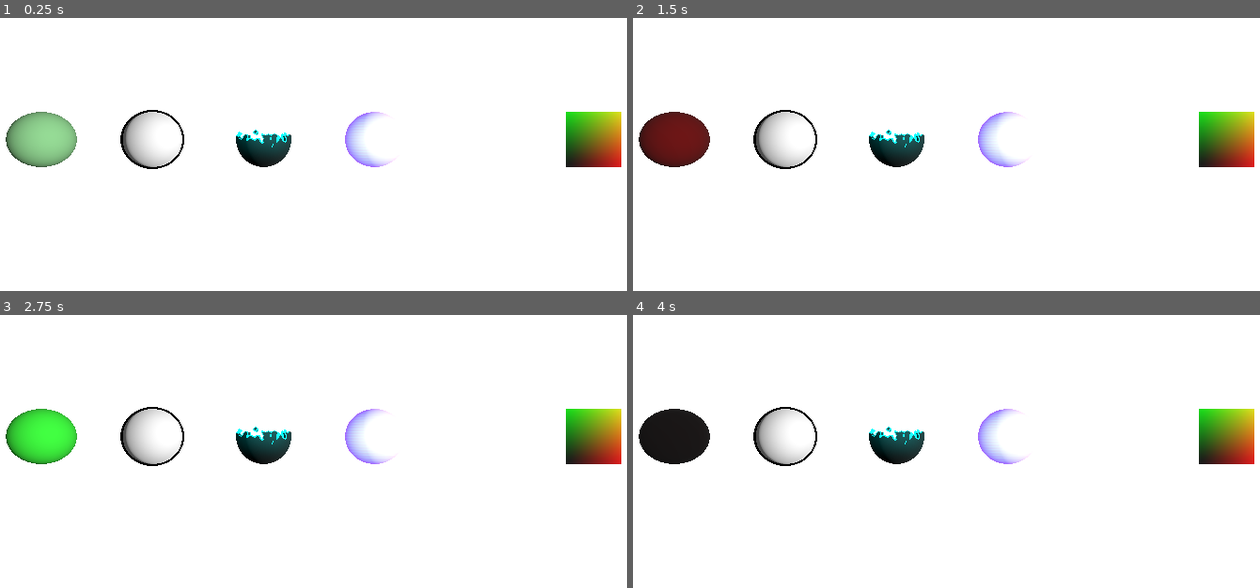
Above: before the commit, frames 1-4 (two rows, left to right).
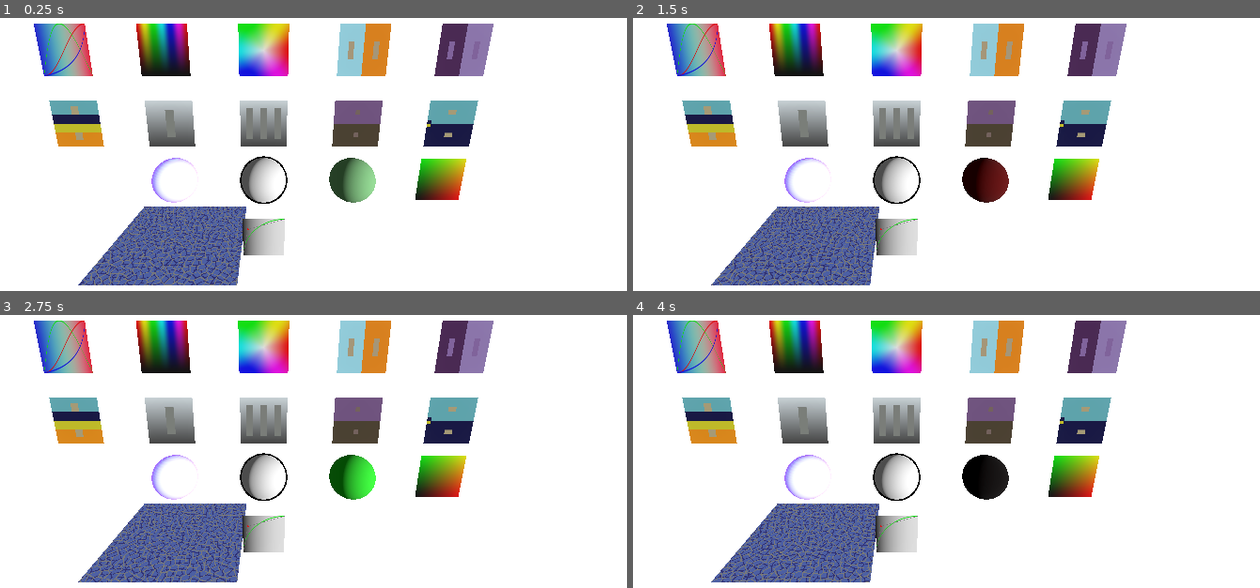
Above: after the commit, the same moments.

Repository: joesobo/the-book-of-shaders
Game: Godot game, scene res://scenes/main.tscn
Same seed, same stepped clock (60 frames per second), same inputs: the game is played once before the commit and once after it.
Inputs:
- Up to frame 1 (0.25 s): no input
- Up to frame 2 (1.5 s): no input
- Up to frame 3 (2.75 s): no input
- Up to frame 4 (4 s): no input

The runs differ from the first frame. In frame 1, 29% of the frame differs, in the area x 0-100%, y 2-98%; in frame 2, 29%; in frame 3, 28%; in frame 4, 28%.

Commit message:
main layout

Diff:
--- a/scenes/main.tscn
+++ b/scenes/main.tscn
@@ -1,12 +1,22 @@
-[gd_scene load_steps=9 format=3 uid="uid://cfxla60116akd"]
+[gd_scene load_steps=19 format=3 uid="uid://cfxla60116akd"]
 
-[ext_resource type="PackedScene" uid="uid://bp5o5gaqdunsn" path="res://scenes/Dissolve.tscn" id="1_o5qli"]
-[ext_resource type="PackedScene" uid="uid://hkqjdhqdnwu1" path="res://scenes/Hologram.tscn" id="2_0wfyh"]
-[ext_resource type="PackedScene" uid="uid://ksg8ud8hejl1" path="res://scenes/HullOutline.tscn" id="3_sugp2"]
-[ext_resource type="PackedScene" uid="uid://bkbwavby5wb6m" path="res://scenes/VoronoiWater.tscn" id="4_jyhfs"]
-[ext_resource type="PackedScene" uid="uid://ddvo2sgqmd8in" path="res://scenes/Flash.tscn" id="5_flash"]
-[ext_resource type="PackedScene" uid="uid://bqyurcjb4rjus" path="res://scenes/UV.tscn" id="6_uv"]
-[ext_resource type="PackedScene" path="res://scenes/Equations.tscn" id="7_equations"]
+[ext_resource type="PackedScene" uid="uid://color1" path="res://scenes/colors/Color.tscn" id="1_color"]
+[ext_resource type="PackedScene" uid="uid://color2" path="res://scenes/colors/Color2.tscn" id="2_color2"]
+[ext_resource type="PackedScene" uid="uid://color3" path="res://scenes/colors/Color3.tscn" id="3_color3"]
+[ext_resource type="PackedScene" uid="uid://color4" path="res://scenes/colors/Color4.tscn" id="4_color4"]
+[ext_resource type="PackedScene" uid="uid://color5" path="res://scenes/colors/Color5.tscn" id="5_color5"]
+[ext_resource type="PackedScene" path="res://scenes/colors/Color6.tscn" id="6_color6"]
+[ext_resource type="PackedScene" uid="uid://dyewj4pdxh25c" path="res://scenes/colors/Color7.tscn" id="7_color7"]
+[ext_resource type="PackedScene" path="res://scenes/colors/Color8.tscn" id="8_color8"]
+[ext_resource type="PackedScene" path="res://scenes/colors/Color9.tscn" id="9_color9"]
+[ext_resource type="PackedScene" path="res://scenes/colors/Color10.tscn" id="10_color10"]
+[ext_resource type="PackedScene" uid="uid://bp5o5gaqdunsn" path="res://scenes/Dissolve.tscn" id="11_dissolve"]
+[ext_resource type="PackedScene" uid="uid://hkqjdhqdnwu1" path="res://scenes/Hologram.tscn" id="12_hologram"]
+[ext_resource type="PackedScene" uid="uid://ksg8ud8hejl1" path="res://scenes/HullOutline.tscn" id="13_hulloutline"]
+[ext_resource type="PackedScene" uid="uid://bkbwavby5wb6m" path="res://scenes/VoronoiWater.tscn" id="14_voronoiwater"]
+[ext_resource type="PackedScene" uid="uid://ddvo2sgqmd8in" path="res://scenes/Flash.tscn" id="15_flash"]
+[ext_resource type="PackedScene" uid="uid://bqyurcjb4rjus" path="res://scenes/UV.tscn" id="16_uv"]
+[ext_resource type="PackedScene" uid="uid://b68xho6srb27p" path="res://scenes/Equations.tscn" id="17_equations"]
 
 [sub_resource type="Environment" id="Environment_0wfyh"]
 glow_enabled = true
@@ -14,28 +24,64 @@
 [node name="Main" type="Node3D"]
 
 [node name="Camera3D" type="Camera3D" parent="."]
+transform = Transform3D(1, 0, 0, 0, 0.9659259, 0.25881907, 0, -0.25881907, 0.9659258, 0, 4, 0.78306675)
 environment = SubResource("Environment_0wfyh")
 
 [node name="DirectionalLight3D" type="DirectionalLight3D" parent="."]
 transform = Transform3D(0.6302338, -0.14977694, 0.7618217, 0.09547143, 0.9887198, 0.115405105, -0.77051324, 5.7442756e-10, 0.6374241, 1.6536362, 2.4349248, -4.5267253)
 
-[node name="Dissolve" parent="." instance=ExtResource("1_o5qli")]
+[node name="ColorShaders" type="Node3D" parent="."]
+transform = Transform3D(1, 0, 0, 0, 1, 0, 0, 0, 1, 0, 2.8007247, 0)
+
+[node name="Color" parent="ColorShaders" instance=ExtResource("1_color")]
+transform = Transform3D(1, 0, 0, 0, 1, 0, 0, 0, 1, -4, 1.5, -5)
+
+[node name="Color2" parent="ColorShaders" instance=ExtResource("2_color2")]
+transform = Transform3D(1, 0, 0, 0, 1, 0, 0, 0, 1, -2, 1.5, -5)
+
+[node name="Color3" parent="ColorShaders" instance=ExtResource("3_color3")]
+transform = Transform3D(1, 0, 0, 0, 1, 0, 0, 0, 1, 0, 1.5, -5)
+
+[node name="Color4" parent="ColorShaders" instance=ExtResource("4_color4")]
+transform = Transform3D(1, 0, 0, 0, 1, 0, 0, 0, 1, 2, 1.5, -5)
+
+[node name="Color5" parent="ColorShaders" instance=ExtResource("5_color5")]
+transform = Transform3D(1, 0, 0, 0, 1, 0, 0, 0, 1, 4, 1.5, -5)
+
+[node name="Color6" parent="ColorShaders" instance=ExtResource("6_color6")]
+transform = Transform3D(1, 0, 0, 0, 1, 0, 0, 0, 1, -4, 0, -5)
+
+[node name="Color7" parent="ColorShaders" instance=ExtResource("7_color7")]
+transform = Transform3D(1, 0, 0, 0, 1, 0, 0, 0, 1, -2, 0, -5)
+
+[node name="Color8" parent="ColorShaders" instance=ExtResource("8_color8")]
 transform = Transform3D(1, 0, 0, 0, 1, 0, 0, 0, 1, 0, 0, -5)
 
-[node name="Hologram" parent="." instance=ExtResource("2_0wfyh")]
+[node name="Color9" parent="ColorShaders" instance=ExtResource("9_color9")]
 transform = Transform3D(1, 0, 0, 0, 1, 0, 0, 0, 1, 2, 0, -5)
 
-[node name="HullOutline" parent="." instance=ExtResource("3_sugp2")]
-transform = Transform3D(1, 0, 0, 0, 1, 0, 0, 0, 1, -2, 0, -5)
+[node name="Color10" parent="ColorShaders" instance=ExtResource("10_color10")]
+transform = Transform3D(1, 0, 0, 0, 1, 0, 0, 0, 1, 4, 0, -5)
 
-[node name="VoronoiWater" parent="." instance=ExtResource("4_jyhfs")]
-transform = Transform3D(3, 0, 0, 0, -1.3113416e-07, 3, 0, -3, -1.3113416e-07, 4, 0, -5)
+[node name="VisualEffects" type="Node3D" parent="."]
 
-[node name="Flash" parent="." instance=ExtResource("5_flash")]
-transform = Transform3D(1, 0, 0, 0, 1, 0, 0, 0, 1, -4, 0, -5)
+[node name="Dissolve" parent="VisualEffects" instance=ExtResource("11_dissolve")]
+transform = Transform3D(1, 0, 0, 0, 1, 0, 0, 0, 1, -4, 1.5, -5)
 
-[node name="UV" parent="." instance=ExtResource("6_uv")]
-transform = Transform3D(1, 0, 0, 0, 1, 0, 0, 0, 1, 6, 0, -5)
+[node name="Hologram" parent="VisualEffects" instance=ExtResource("12_hologram")]
+transform = Transform3D(1, 0, 0, 0, 1, 0, 0, 0, 1, -2, 1.5, -5)
 
-[node name="Equations" parent="." instance=ExtResource("7_equations")]
-transform = Transform3D(1, 0, 0, 0, 1, 0, 0, 0, 1, 8, 0, -5)
+[node name="HullOutline" parent="VisualEffects" instance=ExtResource("13_hulloutline")]
+transform = Transform3D(1, 0, 0, 0, 1, 0, 0, 0, 1, 0, 1.5, -5)
+
+[node name="Flash" parent="VisualEffects" instance=ExtResource("15_flash")]
+transform = Transform3D(1, 0, 0, 0, 1, 0, 0, 0, 1, 2, 1.5, -5)
+
+[node name="UV" parent="VisualEffects" instance=ExtResource("16_uv")]
+transform = Transform3D(1, 0, 0, 0, 1, 0, 0, 0, 1, 4, 1.5, -5)
+
+[node name="VoronoiWater" parent="VisualEffects" instance=ExtResource("14_voronoiwater")]
+transform = Transform3D(3, 0, 0, 0, -1.3113416e-07, 3, 0, -3, -1.3113416e-07, -2, 0, -5)
+
+[node name="Equations" parent="VisualEffects" instance=ExtResource("17_equations")]
+transform = Transform3D(1, 0, 0, 0, 1, 0, 0, 0, 1, 0, 0, -5)
Not shown, changed: shaders/graph/basic.gdshaderinc
